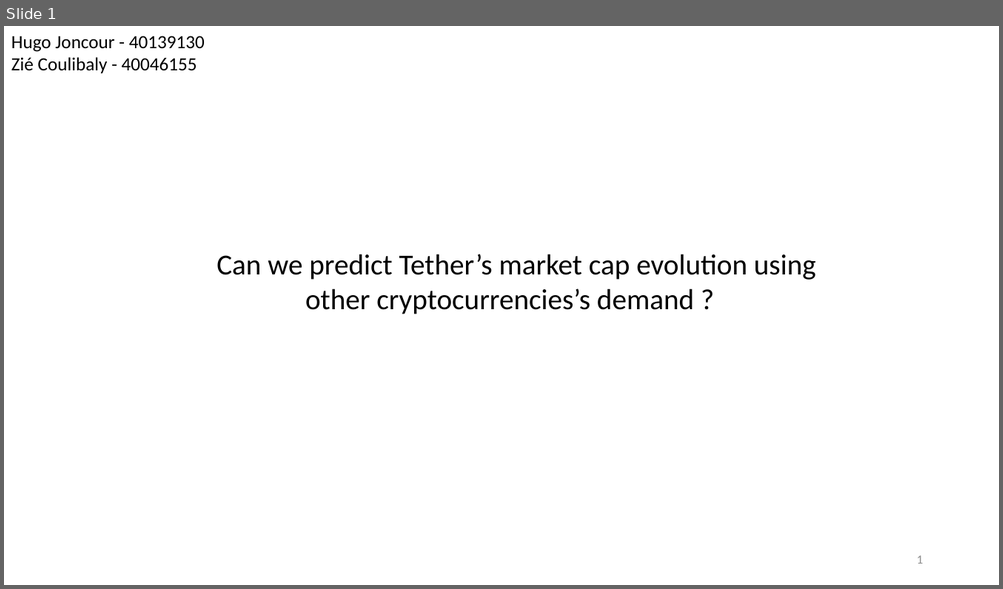
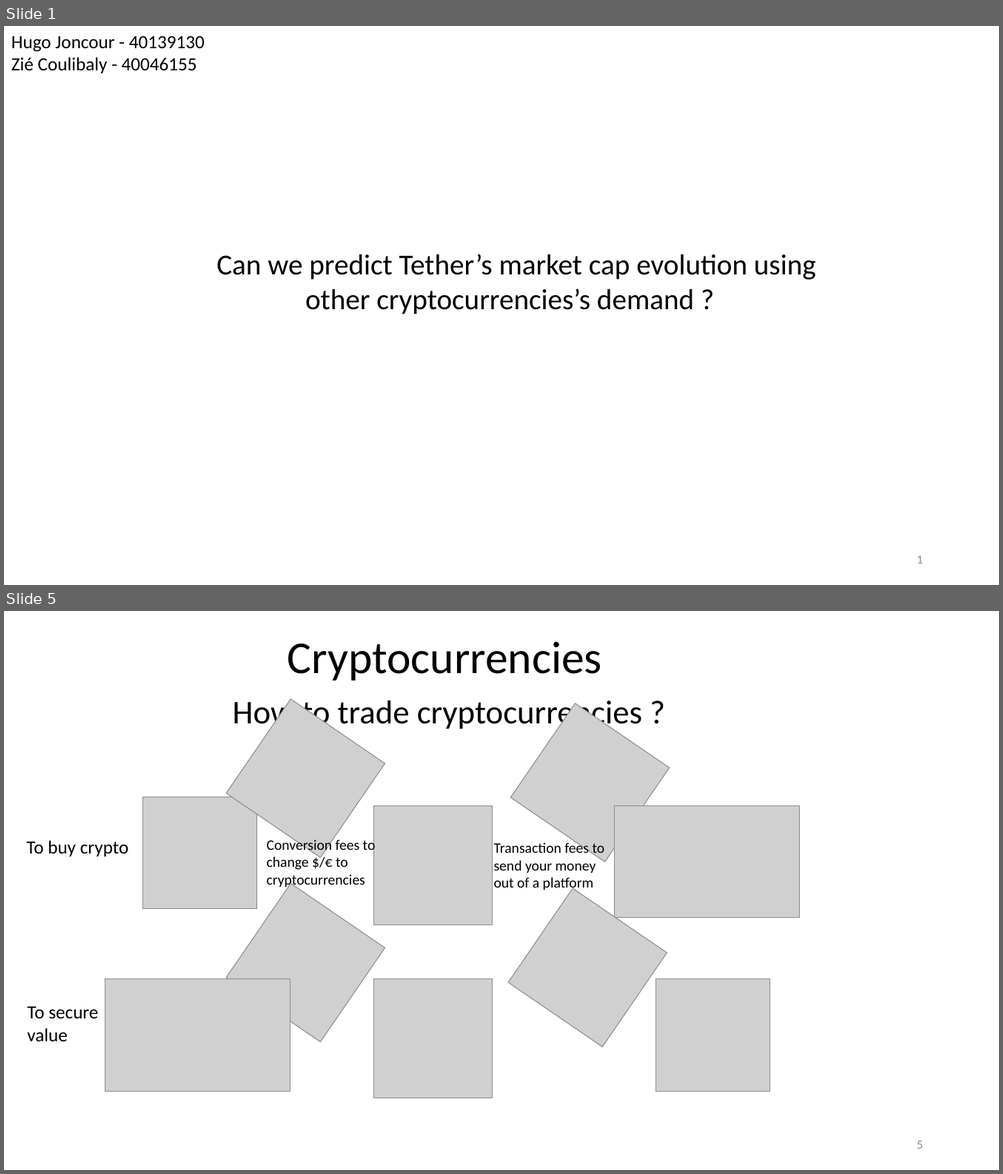
Before and after one commit to SanteauX/ECON422_R_Project, a slide deck: Presentation/ECON 422 - Presentation.pptx. Shown one above the other, each under a label of ours: slide 1 before the commit, slides 1 and 5 after it; the slides between them are not shown. The pictures are 1003x589 and 1003x1174 pixels, drawn with LibreOffice and Linux fonts; fonts in the diff are those of the drawing; grey boxes stand for pictures; background and template pictures are left out. Boxes give left, top, right and bottom in pixels: in the first picture for what was removed or moved away, otherwise in the second. Text is boxed around its words. In the diff, an @@ line names an element or a change of style, - is before the commit and + after.

```diff
--- a/Presentation/ECON 422 - Presentation.pptx
+++ b/Presentation/ECON 422 - Presentation.pptx
@@ slide 5 added at <box>4,611,999,1170</box>, background #FFFFFF @@
@@ text added at <box>287,641,602,681</box>, 44 pt, text #000000 @@
+Cryptocurrencies
@@ picture added at <box>227,699,385,858</box> @@
@@ text added at <box>233,695,642,732</box>, 32 pt, text #000000 @@
+How to trade cryptocurrencies ?
@@ picture added at <box>511,703,669,863</box> @@
@@ picture added at <box>143,797,257,909</box> @@
@@ picture added at <box>373,806,492,925</box> @@
@@ picture added at <box>614,806,800,918</box> @@
@@ text added at <box>26,840,129,857</box>, 18 pt, text #000000 @@
+To buy crypto
@@ text added at <box>267,837,375,889</box>, 14 pt, text #000000 @@
+Conversion fees to change $/€ to cryptocurrencies
@@ text added at <box>494,841,605,892</box>, 14 pt, text #000000 @@
+Transaction fees to send your money out of a platform
@@ picture added at <box>227,883,385,1042</box> @@
@@ picture added at <box>509,889,667,1048</box> @@
@@ picture added at <box>105,980,290,1091</box> @@
@@ picture added at <box>373,980,492,1098</box> @@
@@ picture added at <box>655,980,769,1091</box> @@
@@ text added at <box>27,1006,98,1042</box>, 18 pt, text #000000 @@
+To secure value
@@ page number added at <box>916,1141,922,1149</box>, 12 pt, text #8C8C8C @@
+5
```
Also in this commit, not shown: 4 slides changed, 16 other slides added, 36 other files.
